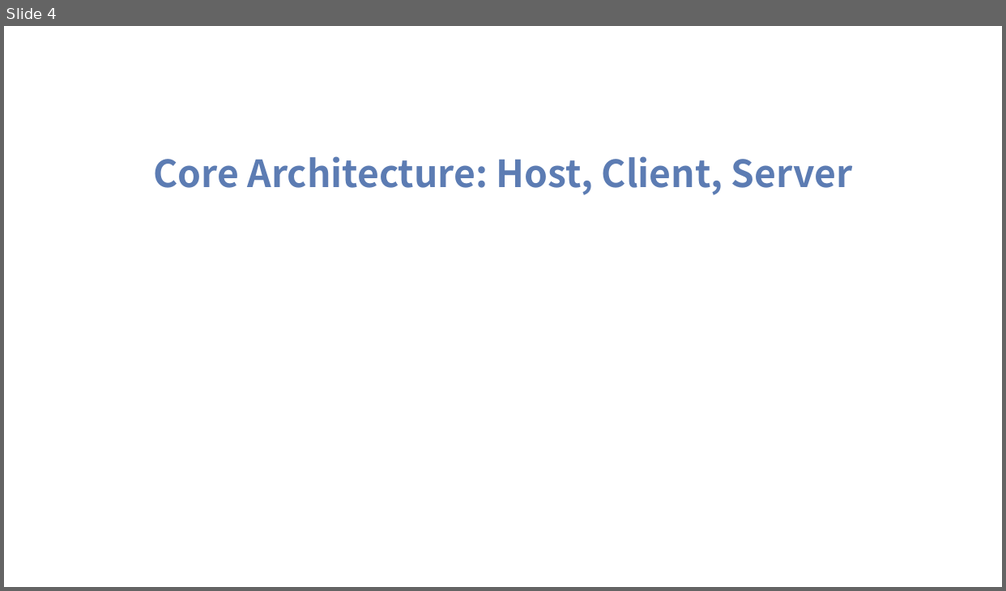
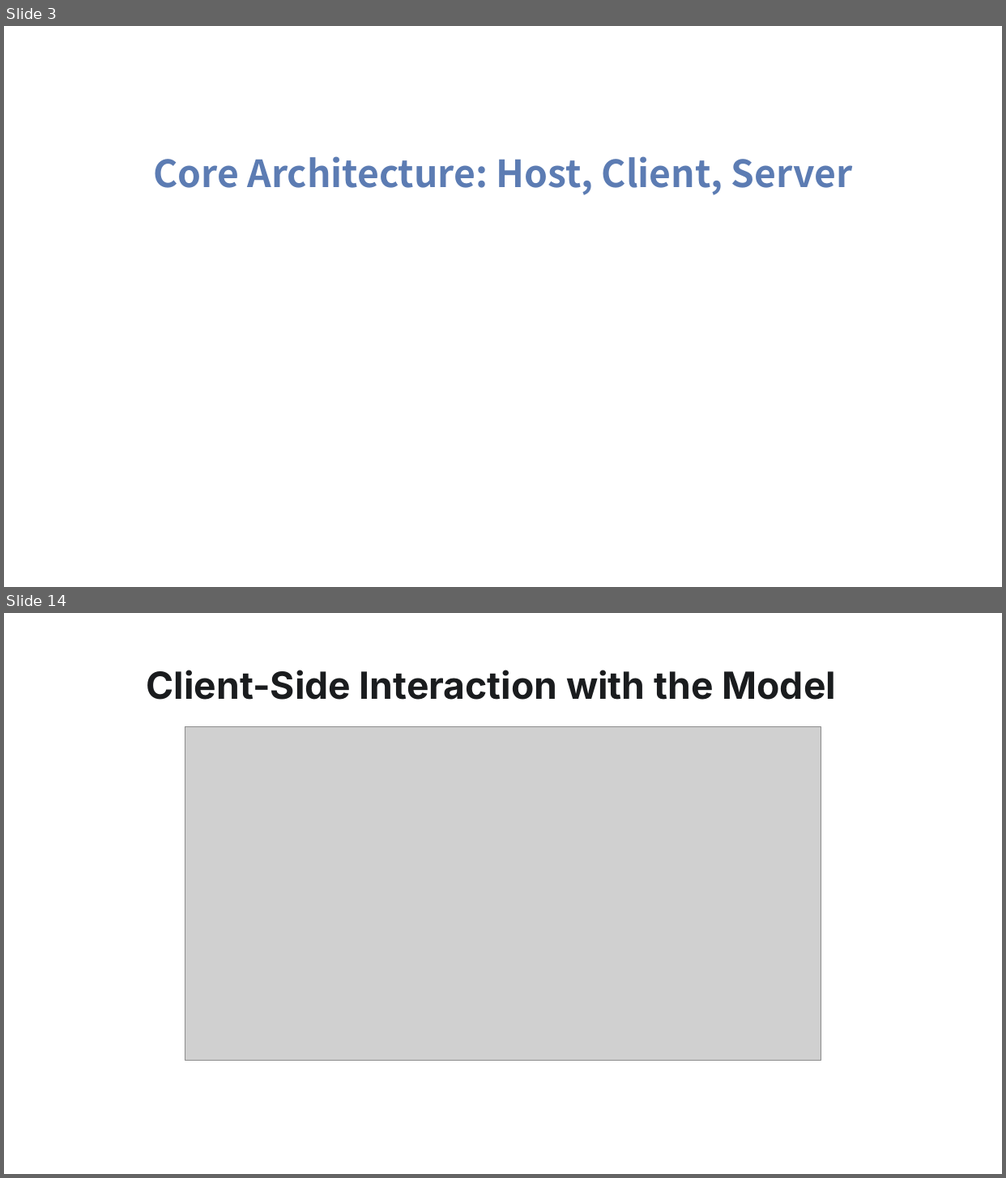
Before and after one commit to tniccum21/LLM_Class, a slide deck: Week10/Week10.pptx. Shown one above the other, each under a label of ours: slide 4 before the commit, slides 3 and 14 after it; the slides between them are not shown. The pictures are 1006x591 and 1006x1178 pixels, drawn with LibreOffice and Linux fonts; fonts in the diff are those of the drawing; grey boxes stand for pictures; background and template pictures are left out. Boxes give left, top, right and bottom in pixels: in the first picture for what was removed or moved away, otherwise in the second. Text is boxed around its words. In the diff, an @@ line names an element or a change of style, - is before the commit and + after.

```diff
--- a/Week10/Week10.pptx
+++ b/Week10/Week10.pptx
@@ slide 14 added at (4,613,1002,1174), background picture (left out) @@
@@ text added at (147,670,836,700), 36 pt, text #1A1C1E, bold @@
+Client-Side Interaction with the Model
@@ picture added at (185,726,821,1060) @@
@@ what was slide 4 is now slide 3 @@
```
Also in this commit, not shown: 1 slide changed, 32 other slides added, 11 slides removed, 11 other files.
